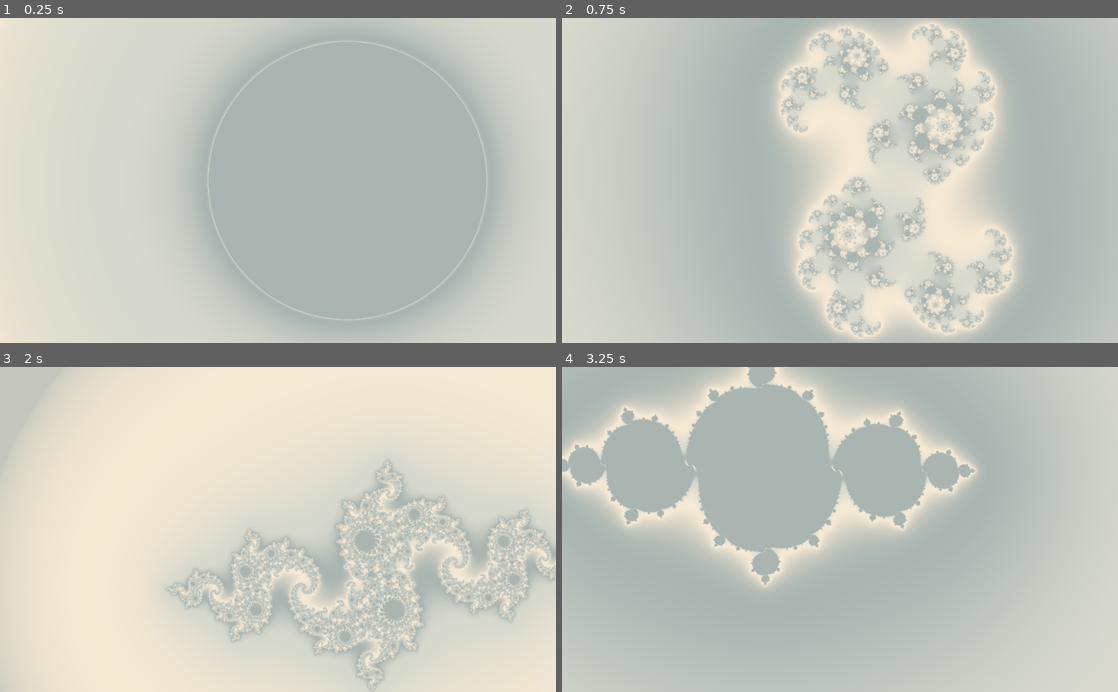
Above: before the commit, frames 1-4 (two rows, left to right).
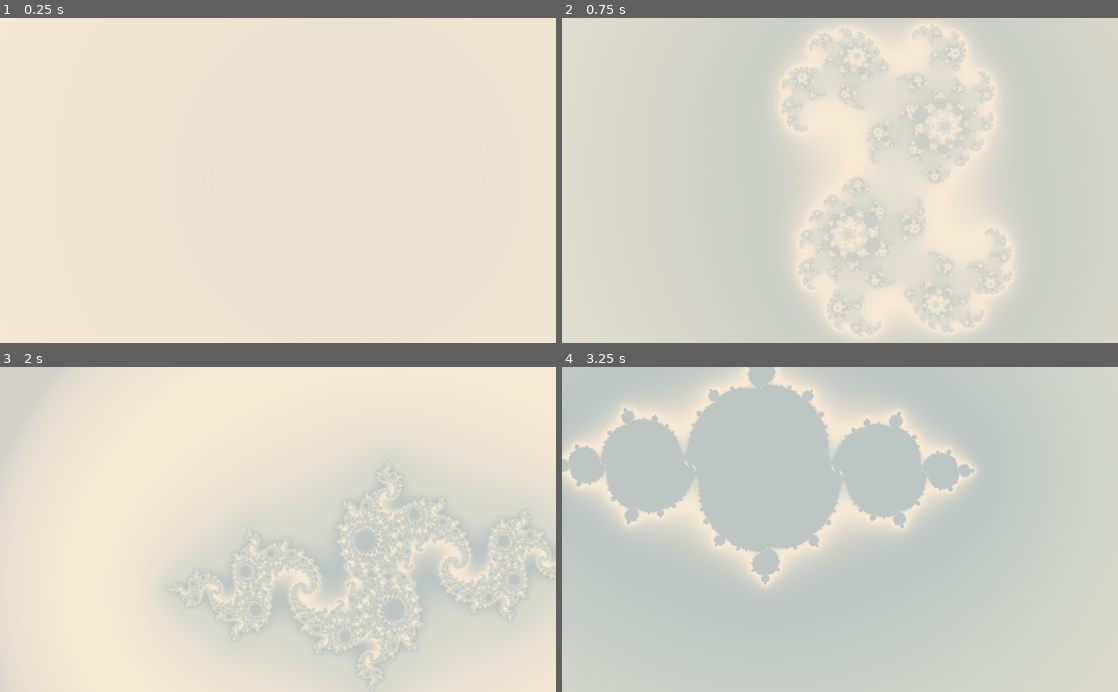
Above: after the commit, the same moments.

Repository: kiwijuice56/portfolio-website
Game: Godot game, scene res://main/Main.tscn
The game is run twice, just before and just after one commit, with the same random seed, the same clock (stepped at 60 frames per second) and the same inputs. Before the commit the project starts from res://main/FractalNavigation.tscn.
Inputs (mouse positions are in pixels of both pictures, inside the frame that each line leads up to):
- Up to frame 1 (0.25 s): no input
- Up to frame 2 (0.75 s): move the mouse to (962, 164) at 0.52 s; hold D (move_right) from 0.53 s (still down); click (962, 164) at 0.67 s
- Up to frame 3 (2 s): release D (move_right) at 1.25 s; drag from (166, 545) to (250, 594) at 1.27 s
- Up to frame 4 (3.25 s): move the mouse to (895, 458) at 2.02 s; hold D (move_right) 2.03-2.75 s; drag from (812, 594) to (673, 480) at 2.77 s

The runs differ from the first frame. In frame 1, 68% of the frame differs, in the area x 24-100%, y 0-100%; in frame 2, 43%; in frame 3, less than 0.1%; in frame 4, less than 0.1%.

Commit message:
Added website content

Diff:
--- /dev/null
+++ b/main/Main.tscn
@@ -0,0 +1,7 @@
+[gd_scene load_steps=2 format=2]
+
+[ext_resource path="res://main/FractalNavigation.tscn" type="PackedScene" id=2]
+
+[node name="Main" type="Node"]
+
+[node name="FractalNavigation" parent="." instance=ExtResource( 2 )]
--- a/main/mandelbrot_fractal.tres
+++ b/main/mandelbrot_fractal.tres
@@ -18,7 +18,7 @@
 
 const vec3 col_a = vec3(246.0/255.0, 233.0/255.0, 212.0/255.0);
 const vec3 col_b = vec3(216.0/255.0, 217.0/255.0, 206.0/255.0);
-const vec3 col_c = vec3(170.0/255.0, 181.0/255.0, 178.0/255.0);
+const vec3 col_c = vec3(190.0/255.0, 198.0/255.0, 196.0/255.0);
 
 // Coloration: This part is not relevant to the mandelbrot calculation, so you can
 // modify it for different palettes. Most palettes use the iteration count `iter` to match
@@ -102,4 +102,6 @@
 			COLOR.rgb += mandelbrot(UV - uv_size * vec2(i, j)) / 9.0;
 		}
 	}
+	float x = max(0.0, 1.0 - TIME);
+	COLOR.rgb = col_a * x + COLOR.rgb * (1.0 - x);
 }"
--- a/project.godot
+++ b/project.godot
@@ -21,7 +21,7 @@
 [application]
 
 config/name="Eric Alfaro"
-run/main_scene="res://main/FractalNavigation.tscn"
+run/main_scene="res://main/Main.tscn"
 boot_splash/show_image=false
 config/icon="res://icon.png"
 
Binary file added: docs/email.png
Not shown, added: docs/email.png.import
Binary file added: docs/github.png
Not shown, added: docs/github.png.import
Binary file added: docs/index.apple-touch-icon.png
Binary file added: docs/index.icon.png
Binary file added: docs/index.png
Binary file added: docs/itchio.png
Not shown, added: docs/itchio.png.import
Binary file added: docs/linkedin.png
Not shown, added: docs/linkedin.png.import
Binary file added: docs/sandslide.png
(and 12 more such lines)
